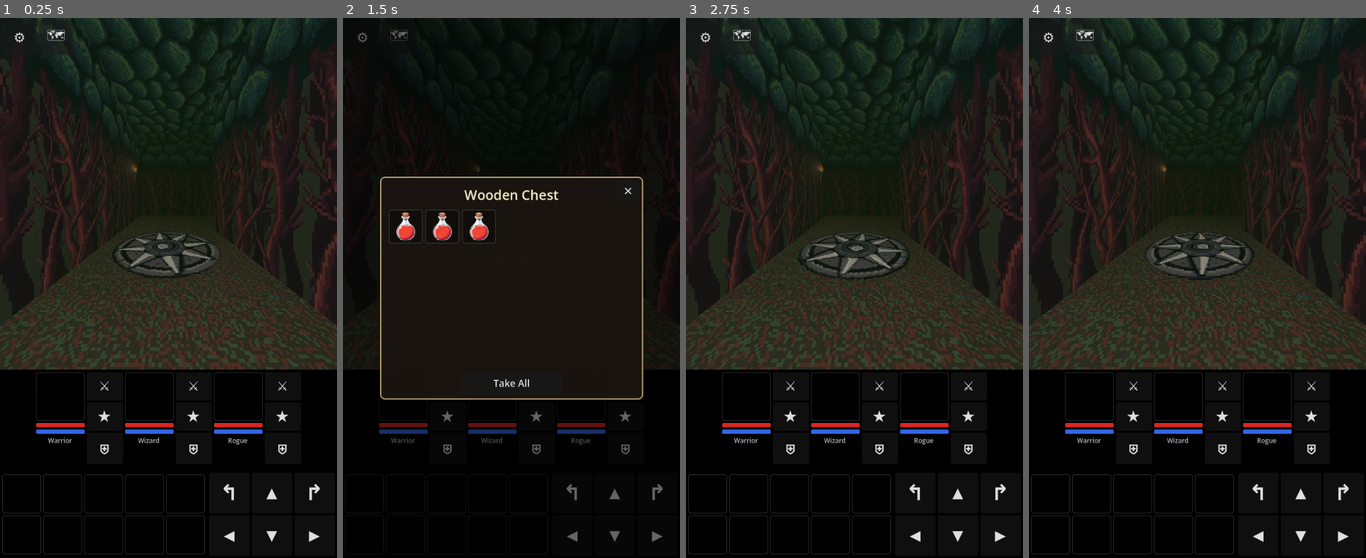
Above: before the commit, frames 1-4 (left to right).
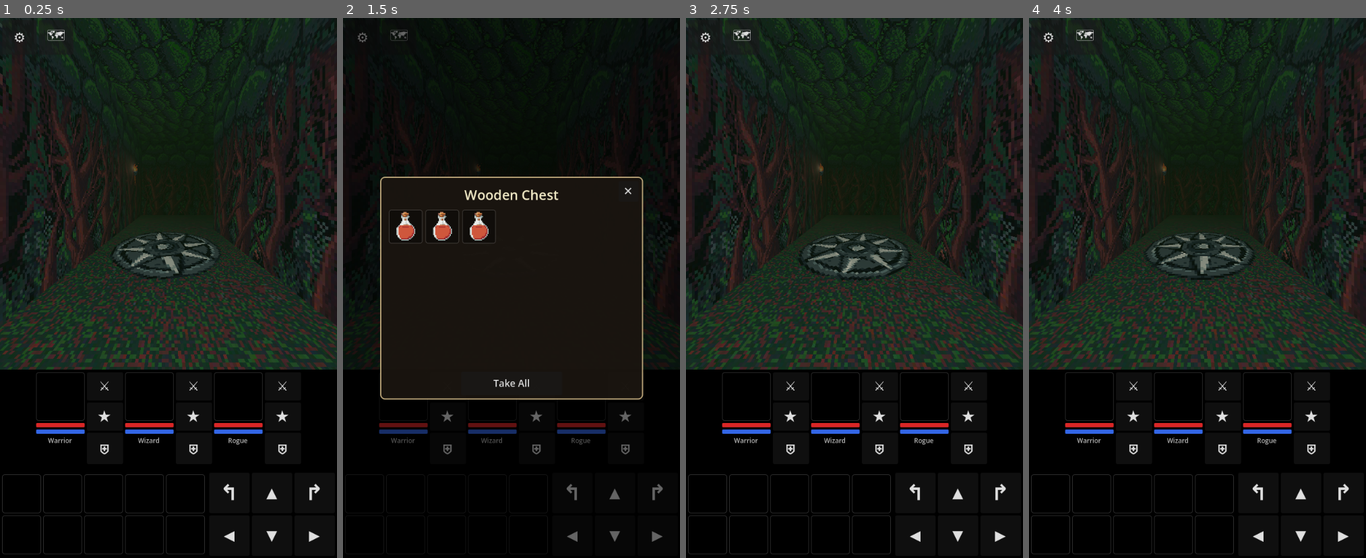
Above: after the commit, the same moments.

Repository: mael-nagot/beyond-the-last-lantern
Game: Godot game, scene res://scenes/game.tscn
Same seed, same stepped clock (60 frames per second), same inputs: the game is played once before the commit and once after it.
Inputs (mouse positions are in pixels of both pictures, inside the frame that each line leads up to):
- Up to frame 1 (0.25 s): no input
- Up to frame 2 (1.5 s): click (363, 493) at 0.52 s; tap Enter at 1.25 s; drag from (511, 196) to (545, 169) at 1.27 s
- Up to frame 3 (2.75 s): click (750, 493) at 2.02 s
- Up to frame 4 (4 s): click (1133, 493) at 2.77 s; click (1173, 493) at 3.52 s

The runs differ from the first frame. In frame 1, 4.2% of the frame differs, in the area x 0-100%, y 0-66%; in frame 2, 0.5%; in frame 3, 4.2%; in frame 4, 4.2%.

Commit message:
Pixel-art crispness pass: nearest filtering on biome surfaces, JPG→PNG
Switches `DungeonView._build_material` from `TEXTURE_FILTER_LINEAR_WITH_MIPMAPS`
to `TEXTURE_FILTER_NEAREST_WITH_MIPMAPS` so wall/floor/ceiling surfaces stop
blurring pixel-art textures the way every Sprite3D in the project (which
already uses NEAREST) does not.

Replaces all forest biome textures (walls, floors, ceilings) with their PNG
re-exports — JPEG was baking lossy color smear into pixel-art edges before
Godot ever saw the file. Biome `.tres` re-points to the new `.png` UIDs.
Re-authored item / chest / door / lever / trap / spinner / torch PNGs are
included as the user's accompanying art pass.

Sets `mipmaps/generate=true` on all 5 new biome PNG `.import` files —
without mipmaps the new NEAREST_WITH_MIPMAPS filter silently falls back to
mip 0 and distant walls in fog sparkle / moiré.

Updates `assets/README.md`, `assets/textures/{items,objects,decorations}/README.md`
to recommend Lossless (not VRAM Compressed — block compression softens
pixel-art edges) and to call out PNG-only sources. Adds a "Texture filtering"
section explaining where Nearest is set per consumer.

Co-Authored-By: Claude Opus 4.7 <noreply@anthropic.com>

Diff:
--- a/assets/biomes/forest.tres
+++ b/assets/biomes/forest.tres
@@ -1,12 +1,11 @@
 [gd_resource type="Resource" script_class="BiomeData" format=3 uid="uid://xevqf0q5x5fk"]
 
 [ext_resource type="Script" uid="uid://bentd6twklhjr" path="res://scripts/BiomeData.gd" id="1_5w715"]
-[ext_resource type="Texture2D" uid="uid://ebx3msr2yhig" path="res://assets/textures/biomes/forest/ceilings/forest ceiling_01.jpg" id="1_bq1p8"]
-[ext_resource type="Texture2D" uid="uid://do12vq4fygnrp" path="res://assets/textures/biomes/forest/floors/forest floor_01.jpg" id="1_ve4a7"]
-[ext_resource type="Texture2D" uid="uid://b1s2v6l44cc8k" path="res://assets/textures/biomes/forest/ceilings/forest ceiling_02_sky.jpg" id="3_xwfpp"]
+[ext_resource type="Texture2D" uid="uid://cj2q5k8f4f71r" path="res://assets/textures/biomes/forest/ceilings/forest ceiling_01.png" id="2_ha57c"]
+[ext_resource type="Texture2D" uid="uid://0dehivh0qw1r" path="res://assets/textures/biomes/forest/ceilings/forest ceiling_02_sky.png" id="3_lrnxp"]
 [ext_resource type="Script" uid="uid://dwvpkpfjm8dyn" path="res://scripts/LootEntry.gd" id="4_458bs"]
 [ext_resource type="Resource" uid="uid://dltjjt1nys4br" path="res://assets/items/health_potion.tres" id="5_plw3j"]
-[ext_resource type="Texture2D" uid="uid://eaqrrmrm74gy" path="res://assets/textures/biomes/forest/walls/forest_wall_01.jpg" id="7_bq1p8"]
+[ext_resource type="Texture2D" uid="uid://byxe65cung0w8" path="res://assets/textures/biomes/forest/floors/forest floor_01.png" id="6_lrnxp"]
 [ext_resource type="Script" uid="uid://c716yxx8rccyt" path="res://scripts/LinkedObjectSpawn.gd" id="7_fvx5y"]
 [ext_resource type="AudioStream" uid="uid://demirrr5g78xj" path="res://assets/sounds/biomes/forest/move/step_01.ogg" id="7_sstbg"]
 [ext_resource type="Script" uid="uid://duxnh0exbhpst" path="res://scripts/KeyDoorSpawn.gd" id="7_w7wxy"]
@@ -28,19 +27,20 @@
 [ext_resource type="Script" uid="uid://dgfmk8c0mn1uj" path="res://scripts/SecretWallSpawn.gd" id="22_ha57c"]
 [ext_resource type="Resource" uid="uid://bcwekrkc5e52" path="res://assets/decorations/torch01.tres" id="22_obsjo"]
 [ext_resource type="Resource" uid="uid://d2xgveel38bwc" path="res://assets/objects/traps/spinner.tres" id="23_213mq"]
-[ext_resource type="Texture2D" uid="uid://b0mt2xvmng0ww" path="res://assets/textures/biomes/forest/walls/forest_wall_02_big_tree.jpg" id="23_evnw4"]
 [ext_resource type="Script" uid="uid://c141nsmnc7en" path="res://scripts/TeleporterSpawn.gd" id="25_48wqn"]
 [ext_resource type="Resource" uid="uid://dnf4n7i60a5kp" path="res://assets/objects/teleporter/teleporter.tres" id="25_lrnxp"]
 [ext_resource type="Script" uid="uid://bjkjhbhykhrmp" path="res://scripts/BiomeTextureEntry.gd" id="30_tex"]
+[ext_resource type="Texture2D" uid="uid://de24b5ka6n8w0" path="res://assets/textures/biomes/forest/walls/forest_wall_02_big_tree.png" id="31_48wqn"]
+[ext_resource type="Texture2D" uid="uid://doh71lmimyin8" path="res://assets/textures/biomes/forest/walls/forest_wall_01.png" id="31_xxo23"]
 
 [sub_resource type="Resource" id="Resource_ceiling_default"]
 script = ExtResource("30_tex")
-albedo = ExtResource("1_bq1p8")
+albedo = ExtResource("2_ha57c")
 weight = 4
 
 [sub_resource type="Resource" id="Resource_obsjo"]
 script = ExtResource("30_tex")
-albedo = ExtResource("3_xwfpp")
+albedo = ExtResource("3_lrnxp")
 placement = 2
 min_distance_to_same = 2
 metadata/_custom_type_script = "uid://bjkjhbhykhrmp"
@@ -53,7 +53,7 @@
 
 [sub_resource type="Resource" id="Resource_floor_default"]
 script = ExtResource("30_tex")
-albedo = ExtResource("1_ve4a7")
+albedo = ExtResource("6_lrnxp")
 
 [sub_resource type="Resource" id="Resource_evnw4"]
 script = ExtResource("7_w7wxy")
@@ -158,12 +158,12 @@
 
 [sub_resource type="Resource" id="Resource_wall_default"]
 script = ExtResource("30_tex")
-albedo = ExtResource("7_bq1p8")
+albedo = ExtResource("31_xxo23")
 weight = 4
 
 [sub_resource type="Resource" id="Resource_bssym"]
 script = ExtResource("30_tex")
-albedo = ExtResource("23_evnw4")
+albedo = ExtResource("31_48wqn")
 placement = 4
 min_distance_to_same = 4
 metadata/_custom_type_script = "uid://bjkjhbhykhrmp"
--- a/scripts/DungeonView.gd
+++ b/scripts/DungeonView.gd
@@ -1574,7 +1574,10 @@
 		mat.uv1_scale               = Vector3(scale_x, scale_y, scale_z)
 		mat.uv1_offset              = Vector3(0.0, biome.triplanar_y_offset, 0.0)
 
-	mat.texture_filter = BaseMaterial3D.TEXTURE_FILTER_LINEAR_WITH_MIPMAPS
+	# Nearest (not linear) keeps pixel-art textures crisp — linear blends
+	# neighbouring texels and turns hand-drawn pixel walls to mush. Mipmaps
+	# are kept on so distant walls in fog don't sparkle/moiré.
+	mat.texture_filter = BaseMaterial3D.TEXTURE_FILTER_NEAREST_WITH_MIPMAPS
 
 	return mat
 
Binary file removed: assets/textures/biomes/forest/ceilings/forest ceiling_01.jpg
Binary file added: assets/textures/biomes/forest/ceilings/forest ceiling_01.png
Not shown, changed: assets/textures/biomes/forest/ceilings/forest ceiling_01.png.import
Binary file removed: assets/textures/biomes/forest/ceilings/forest ceiling_02_sky.jpg
Binary file added: assets/textures/biomes/forest/ceilings/forest ceiling_02_sky.png
Not shown, changed: assets/textures/biomes/forest/ceilings/forest ceiling_02_sky.png.import
Binary file removed: assets/textures/biomes/forest/floors/forest floor_01.jpg
Binary file added: assets/textures/biomes/forest/floors/forest floor_01.png
Not shown, changed: assets/textures/biomes/forest/floors/forest floor_01.png.import
Binary file removed: assets/textures/biomes/forest/walls/forest_wall_01.jpg
Binary file added: assets/textures/biomes/forest/walls/forest_wall_01.png
Not shown, changed: assets/textures/biomes/forest/walls/forest_wall_01.png.import
(and 28 more such lines)
